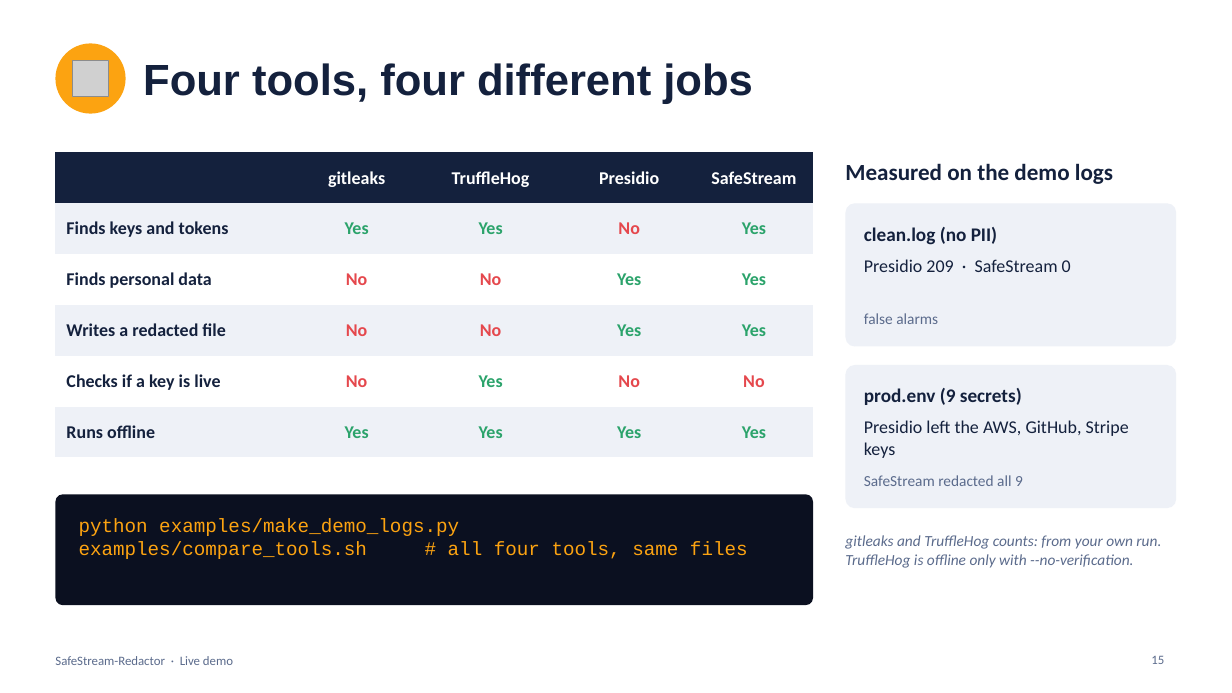
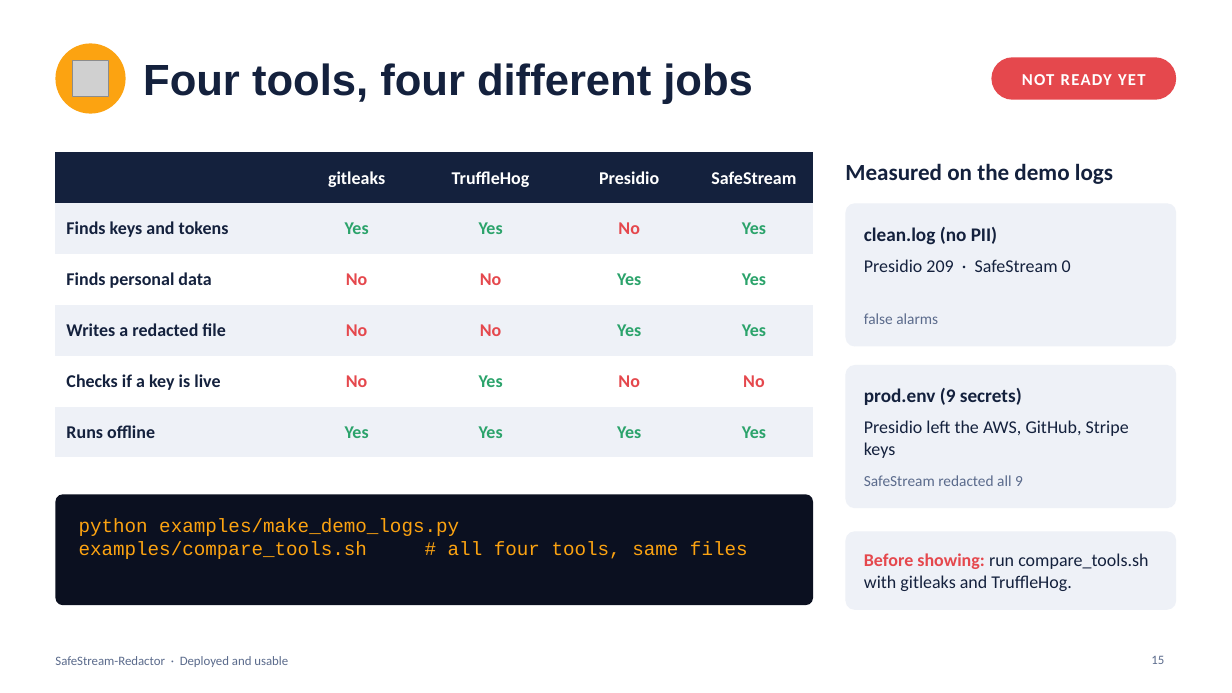
Before and after one commit to MounishSenisetty/SafeStream-Redactor, a slide deck: slide 15 of docs/SafeStream-Redactor-Demo.pptx. Drawn at 1232x693 pixels with LibreOffice and Linux fonts; fonts in the diff are those of the drawing; grey boxes stand for pictures. Boxes give left, top, right and bottom in pixels: in the first picture for what was removed or moved away, otherwise in the second. Text is boxed around its words. In the diff, an @@ line names an element or a change of style, - is before the commit and + after.

```diff
--- a/docs/SafeStream-Redactor-Demo.pptx
+++ b/docs/SafeStream-Redactor-Demo.pptx
@@ rounded rectangle added at bbox=[992, 57, 1177, 100], fill #E5484D @@
@@ text added at bbox=[1022, 74, 1146, 85], 13 pt, text #FFFFFF, bold @@
+NOT READY YET
@@ rounded rectangle added at bbox=[846, 531, 1177, 610], fill #EEF1F7 @@
@@ text "Before showing: run compare_tools.sh with ..." at bbox=[864, 553, 1148, 591]: vertical alignment top to middle @@
@@ text at bbox=[864, 553, 1148, 591]: text changed; size 12 to 14 pt; text colour #5B6B8C to #14213D; italic off @@
-gitleaks and TruffleHog counts: from your own run. TruffleHog is offline only with --no-verification.
+Before showing: run compare_tools.sh with gitleaks and TruffleHog.
@@ text at bbox=[55, 656, 288, 667]: text changed @@
-SafeStream-Redactor · Live demo
+SafeStream-Redactor · Deployed and usable
```
Also in this commit, not shown: 14 other slides changed, 1 slide added, 1 slide removed.
